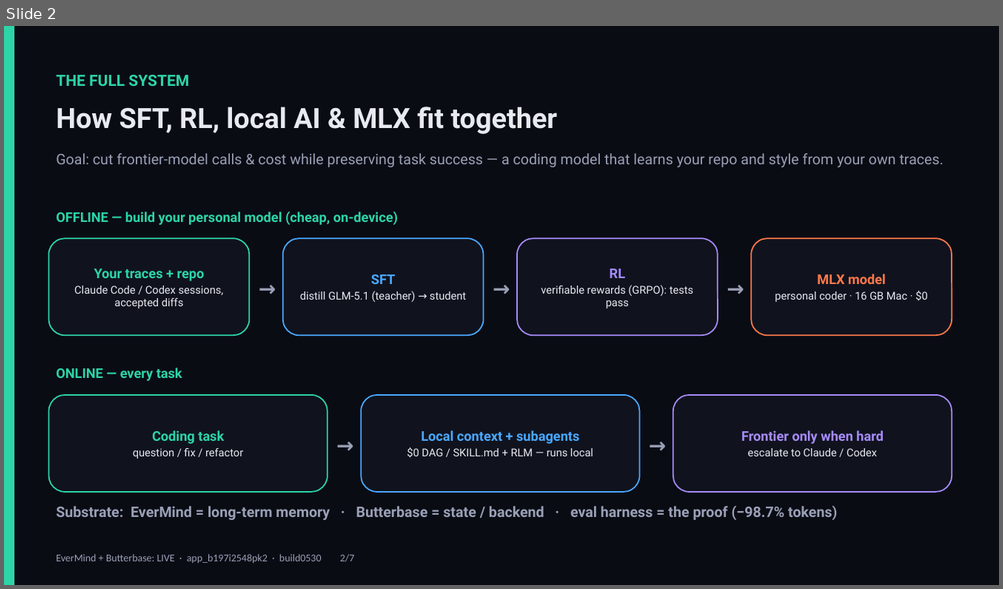
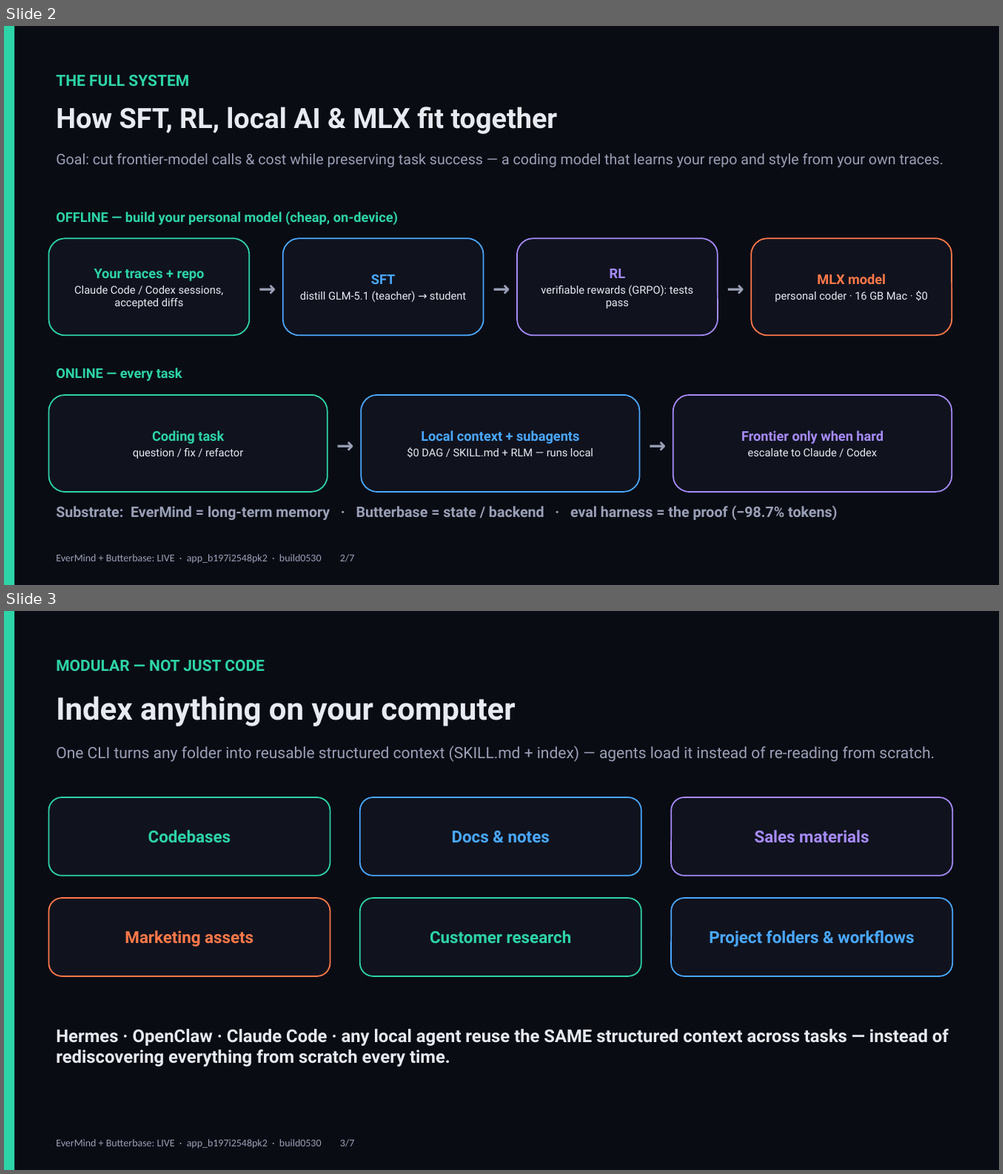
Before and after one commit to OCWC22/context-autopilot, a slide deck: demo/autopilot-slides.pptx. Shown one above the other, each under a label of ours: slide 2 before the commit, slides 2 and 3 after it. The pictures are 1003x589 and 1003x1174 pixels, drawn with LibreOffice and Linux fonts; fonts in the diff are those of the drawing. Boxes give left, top, right and bottom in pixels: in the first picture for what was removed or moved away, otherwise in the second. Text is boxed around its words. In the diff, an @@ line names an element or a change of style, - is before the commit and + after.

```diff
--- a/demo/autopilot-slides.pptx
+++ b/demo/autopilot-slides.pptx
@@ slide 3 added at box(4, 611, 999, 1170), background #FFFFFF @@
@@ rectangle added at box(4, 611, 999, 1170), fill #0A0C14 @@
@@ rectangle added at box(4, 611, 14, 1170), fill #2DD4A7 @@
@@ text added at box(56, 660, 264, 671), 15 pt, text #2DD4A7, bold @@
+MODULAR — NOT JUST CODE
@@ text added at box(56, 696, 515, 726), 30 pt, text #E8EAF2, bold @@
+Index anything on your computer
@@ text added at box(56, 746, 934, 762), 15 pt, text #9AA0B6 @@
+One CLI turns any folder into reusable structured context (SKILL.md + index) — agents load it instead of re-reading from scratch.
@@ rounded rectangle added at box(48, 797, 330, 876), fill #10131E, outline #2DD4A7 1.25 pt, 16 pt, text #2DD4A7, bold @@
+Codebases
@@ rounded rectangle added at box(360, 797, 641, 876), fill #10131E, outline #4AA8FF 1.25 pt, 16 pt, text #4AA8FF, bold @@
+Docs & notes
@@ rounded rectangle added at box(671, 797, 952, 876), fill #10131E, outline #A78BFA 1.25 pt, 16 pt, text #A78BFA, bold @@
+Sales materials
@@ rounded rectangle added at box(48, 898, 330, 977), fill #10131E, outline #FF7849 1.25 pt, 16 pt, text #FF7849, bold @@
+Marketing assets
@@ rounded rectangle added at box(360, 898, 641, 977), fill #10131E, outline #2DD4A7 1.25 pt, 16 pt, text #2DD4A7, bold @@
+Customer research
@@ rounded rectangle added at box(671, 898, 952, 977), fill #10131E, outline #4AA8FF 1.25 pt, 16 pt, text #4AA8FF, bold @@
+Project folders & workflows
@@ text added at box(56, 1029, 948, 1067), 17 pt, text #E8EAF2, bold @@
+Hermes · OpenClaw · Claude Code · any local agent reuse the SAME structured context across tasks — instead of rediscovering everything from scratch every time.
@@ text added at box(56, 1139, 355, 1148), 10 pt, text #9AA0B6 @@
+EverMind + Butterbase: LIVE · app_b197i2548pk2 · build0530 3/7
```
Also in this commit, not shown: 1 slide changed, 1 slide removed, 4 other files.
